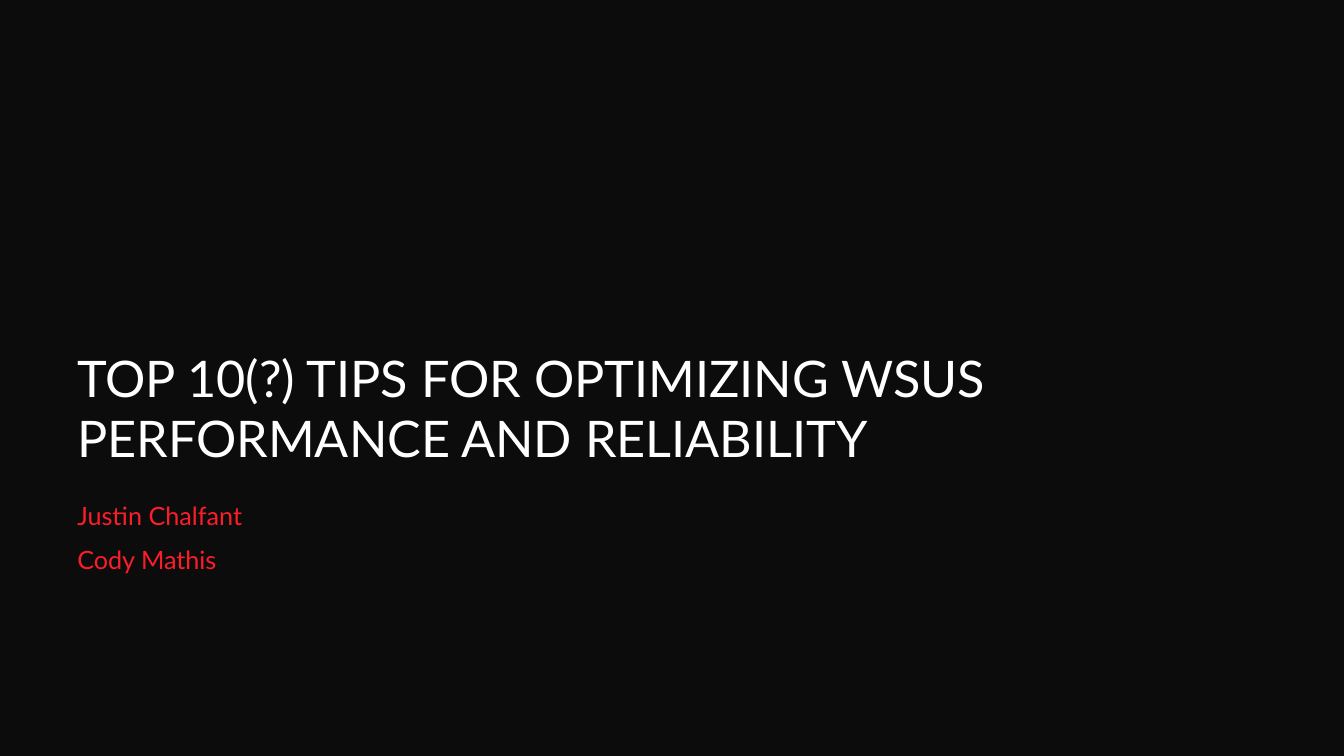
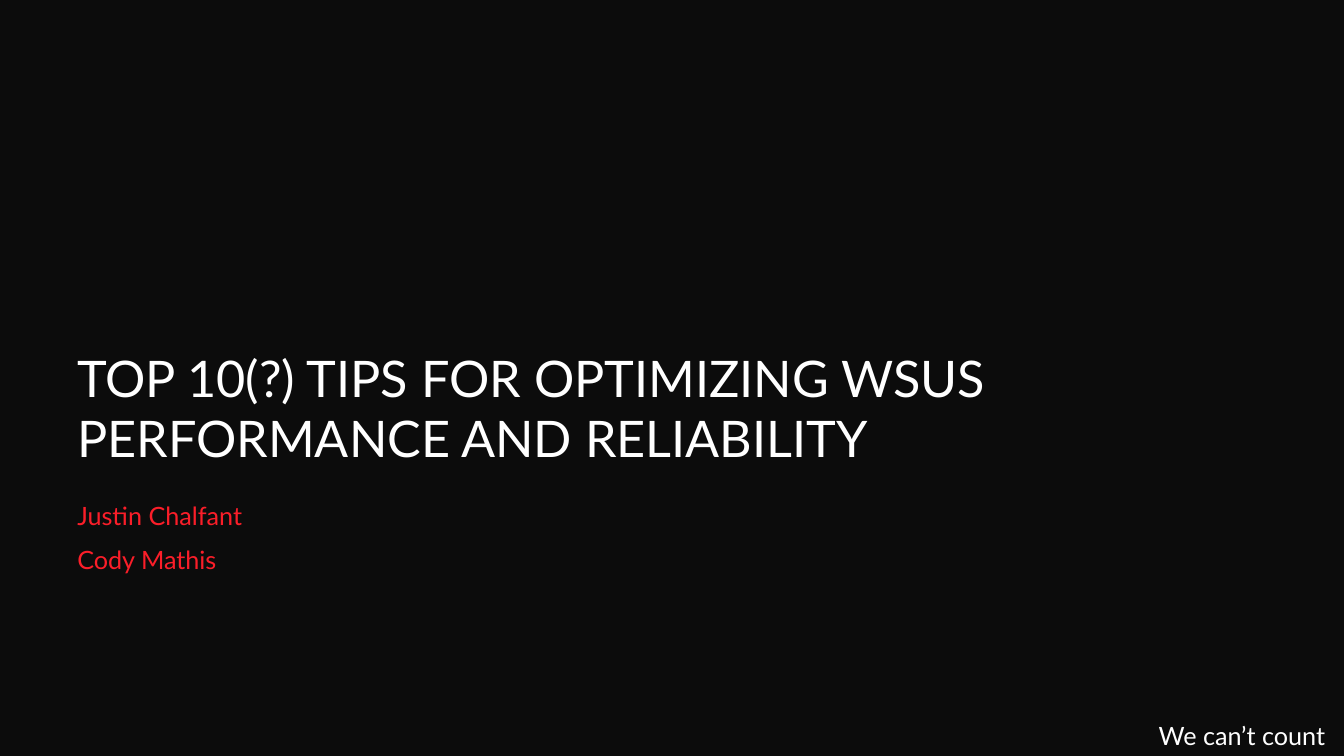
Before and after one commit to PatchMyPCTeam/VSMUG, a slide deck: slide 7 of 2021-12/Top 10 Tips for Optimizing WSUS/VSMUG-2021-12-WSUS-Top-10-Tips.pptx (slide 2 before the commit). Drawn at 1344x756 pixels with LibreOffice and Linux fonts; fonts in the diff are those of the drawing; background and template pictures are left out. Boxes give left, top, right and bottom in pixels: in the first picture for what was removed or moved away, otherwise in the second. Text is boxed around its words. In the diff, an @@ line names an element or a change of style, - is before the commit and + after.

```diff
--- a/2021-12/Top 10 Tips for Optimizing WSUS/VSMUG-2021-12-WSUS-Top-10-Tips.pptx
+++ b/2021-12/Top 10 Tips for Optimizing WSUS/VSMUG-2021-12-WSUS-Top-10-Tips.pptx
@@ text added at [1159,726,1325,746], 18 pt, text #FFFFFF @@
+We can’t count
```
Also in this commit, not shown: 3 other slides changed, 18 slides added.
